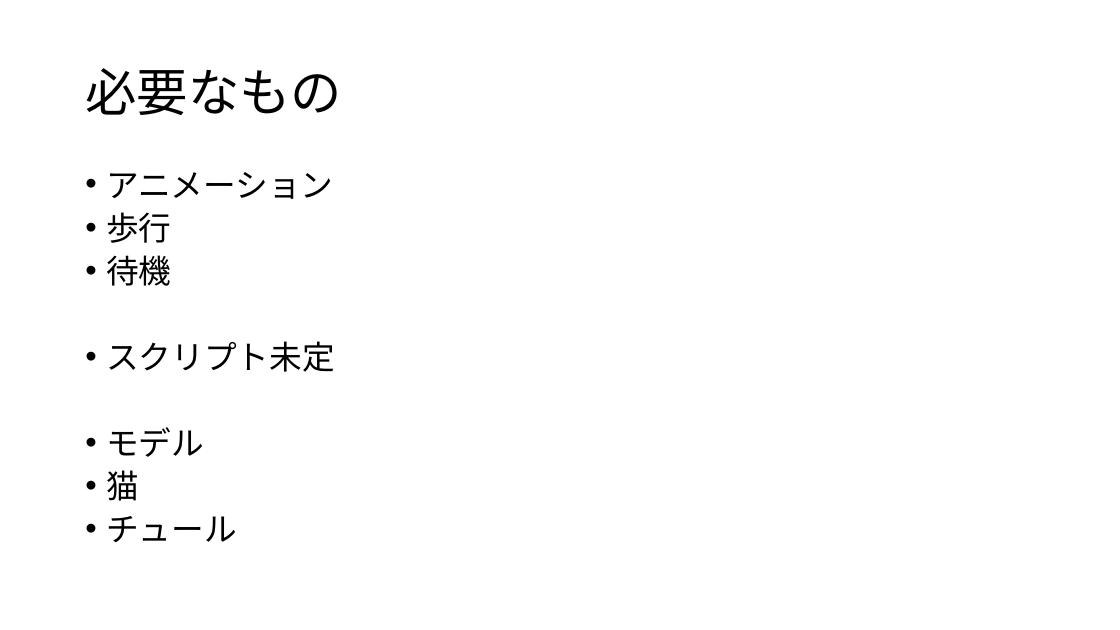
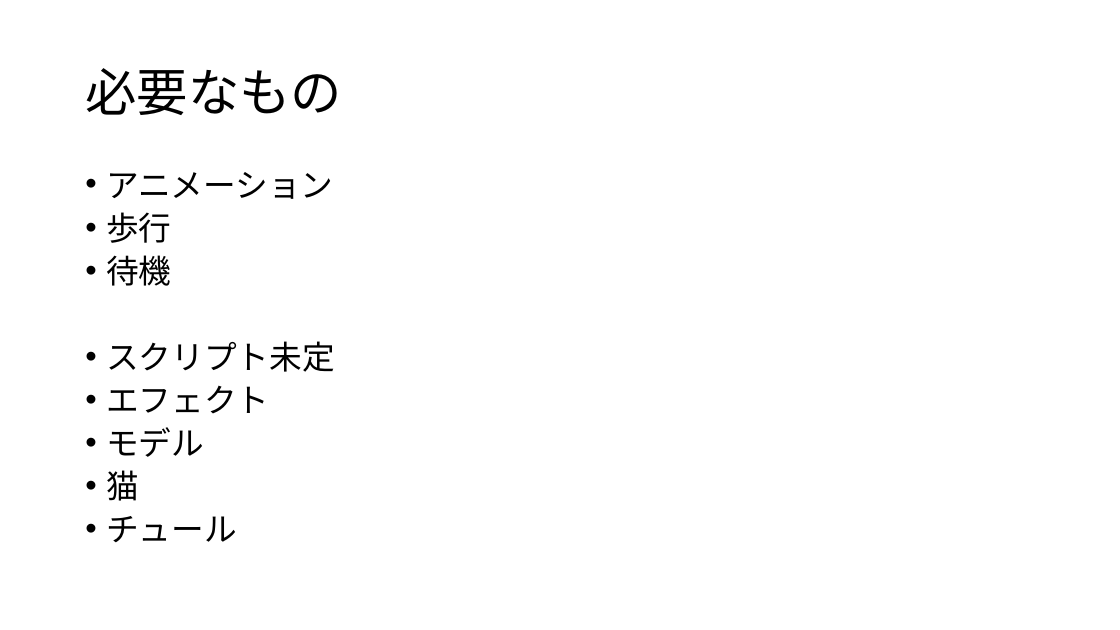
Before and after one commit to chogeru/ARCat, a slide deck: slide 4 of 猫と僕たち.pptx (slide 3 before the commit). Drawn at 1120x630 pixels with LibreOffice and Linux fonts; fonts in the diff are those of the drawing. Boxes give left, top, right and bottom in pixels: in the first picture for what was removed or moved away, otherwise in the second. Text is boxed around its words. In the diff, an @@ line names an element or a change of style, - is before the commit and + after.

```diff
--- a/猫と僕たち.pptx
+++ b/猫と僕たち.pptx
@@ text at (x1=106, y1=386, x2=269, y2=414): paragraph added @@
+• エフェクト
```
Also in this commit, not shown: 2 other slides changed, 1 slide added.
